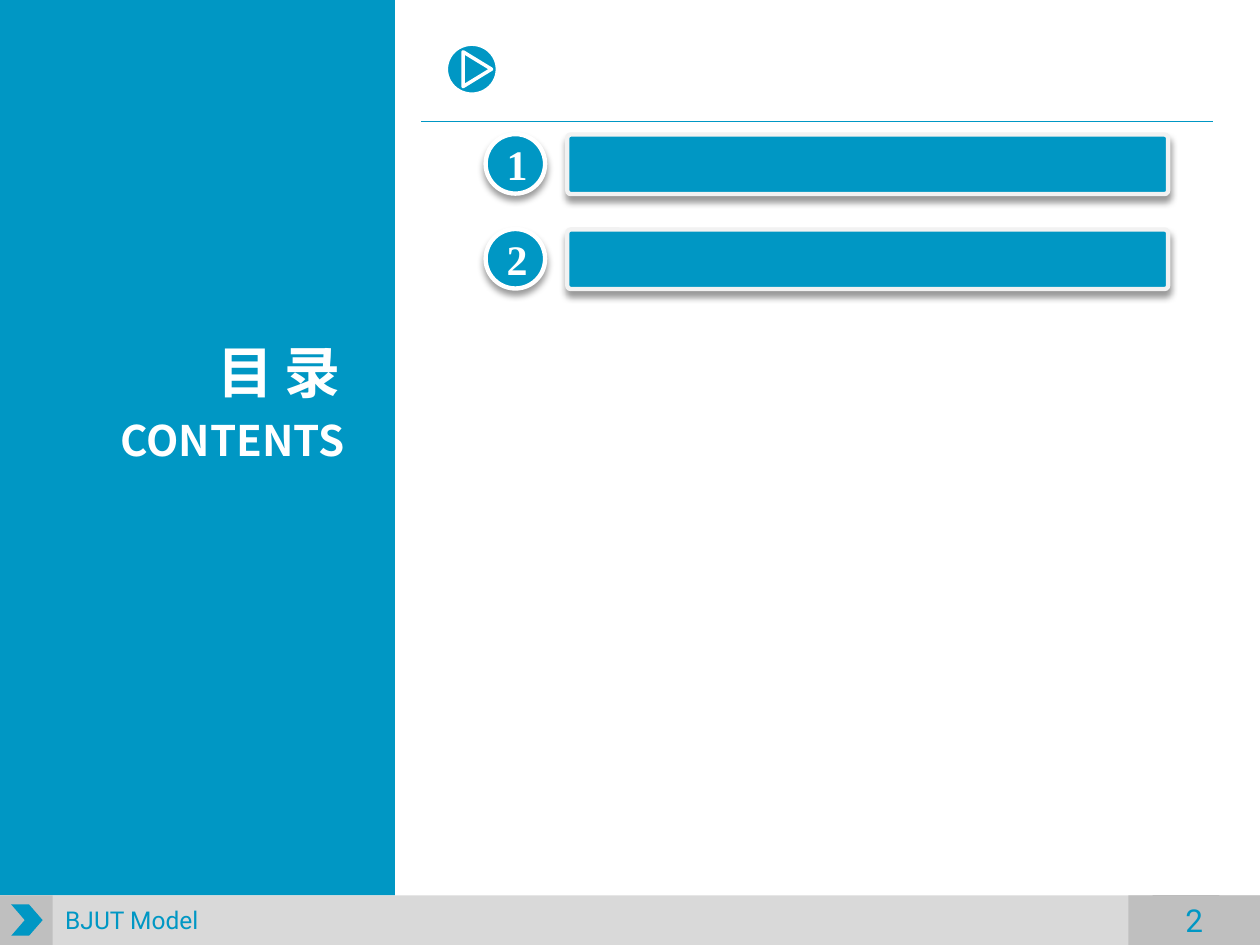
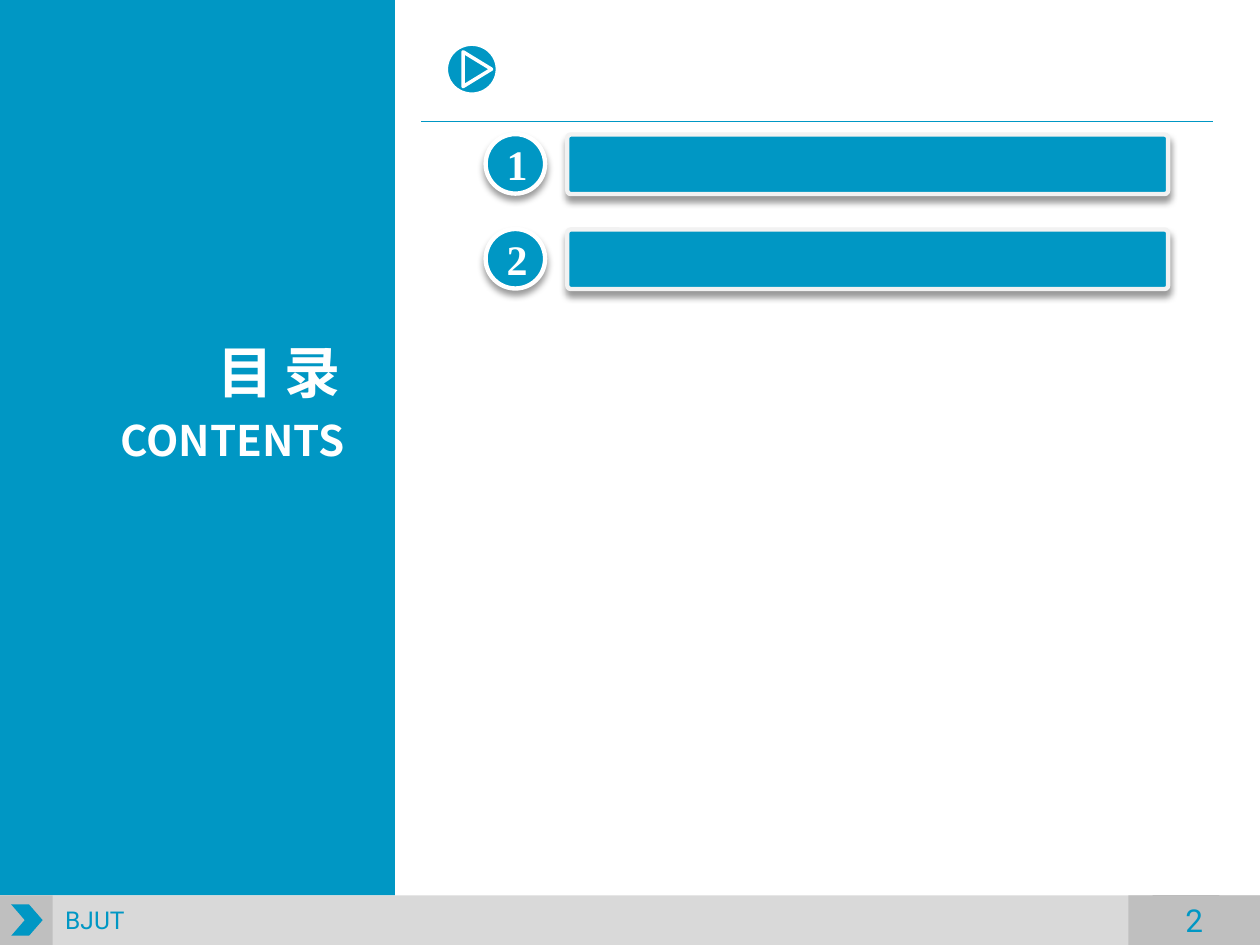
Before and after one commit to bjut-swift/BJUT-PPT-template, a slide deck: slide 2 of BJUT幻灯片模板（4：3）.potx. Drawn at 1260x945 pixels with LibreOffice and Linux fonts; fonts in the diff are those of the drawing; background and template pictures are left out. Boxes give left, top, right and bottom in pixels: in the first picture for what was removed or moved away, otherwise in the second. Text is boxed around its words. In the diff, an @@ line names an element or a change of style, - is before the commit and + after.

Commit message:
update

```diff
--- a/BJUT幻灯片模板（4：3）.potx
+++ b/BJUT幻灯片模板（4：3）.potx
@@ text at (65, 911, 124, 930): text changed @@
-BJUT Model
+BJUT
```
Also in this commit, not shown: 1 other slide changed, 5 slides added, 5 slides removed.
